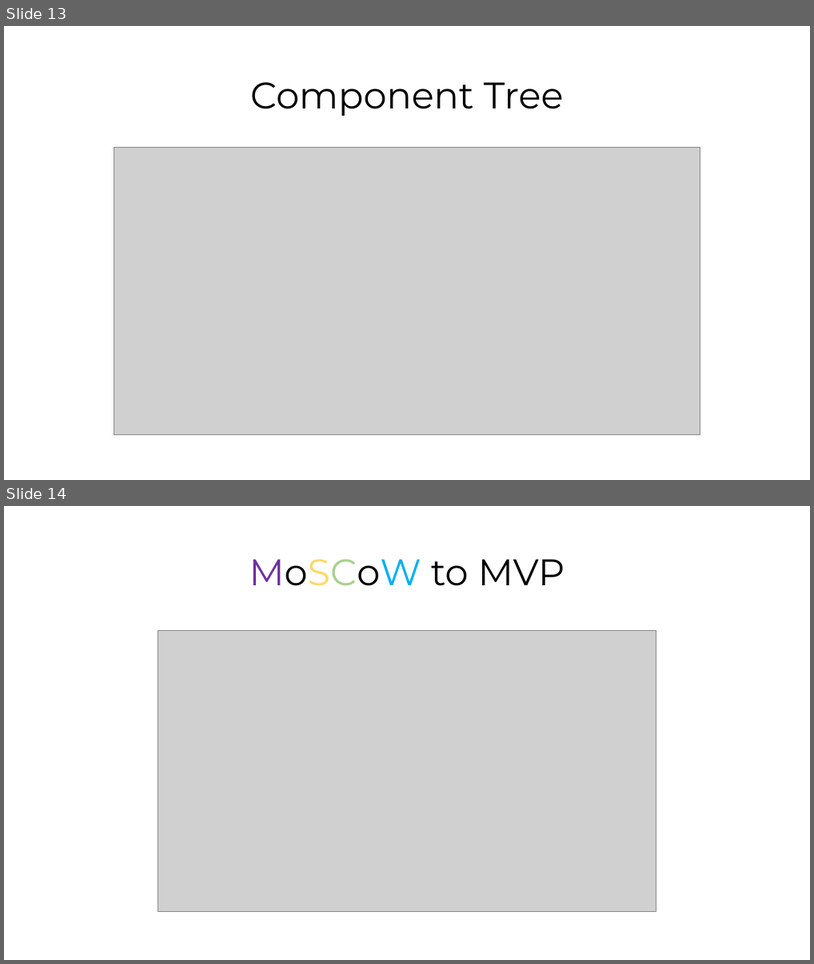
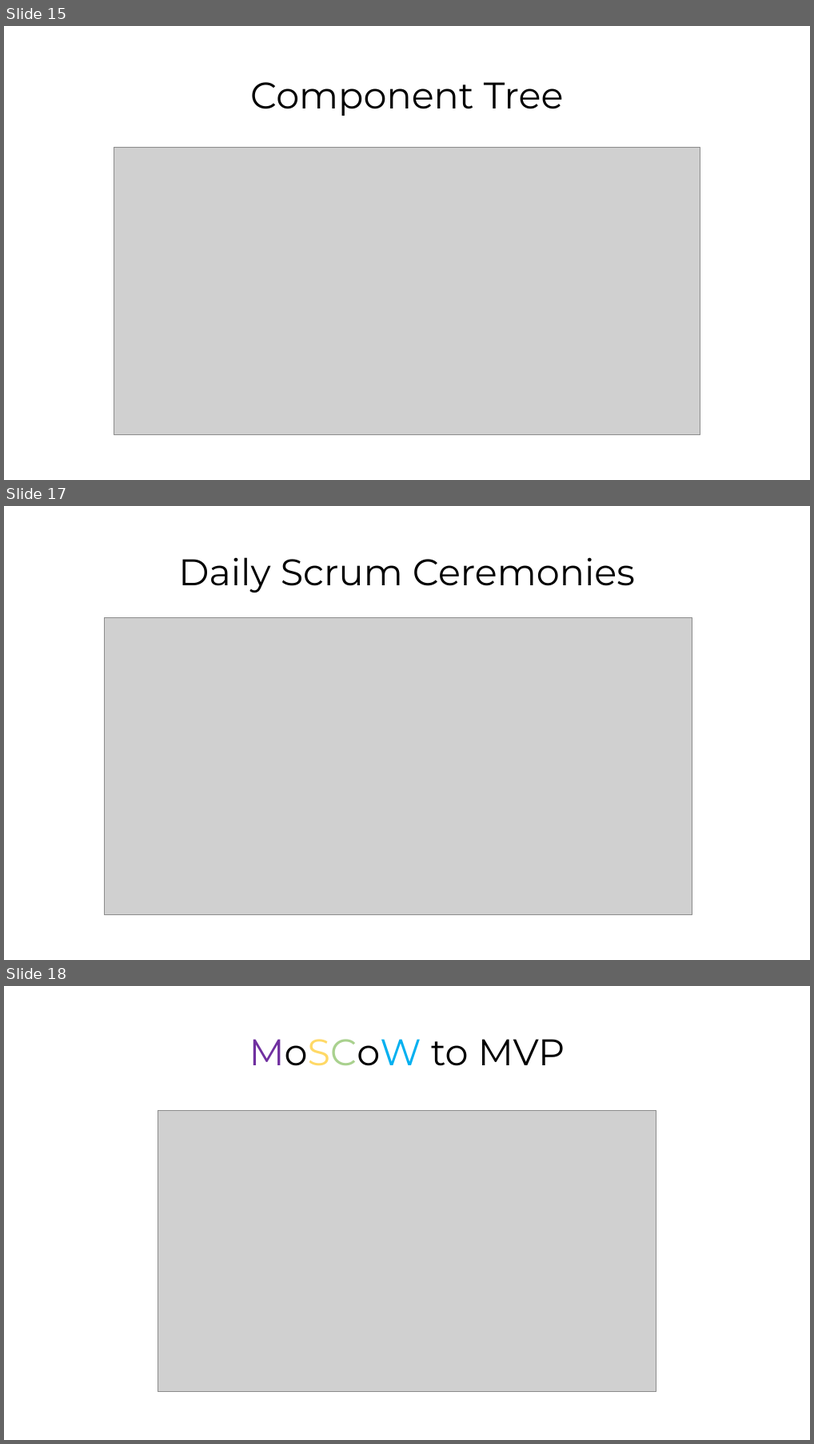
Before and after one commit to anastasia-starostina/Frontend-Mindactivity-App, a slide deck: team MINDACTIVITY.pptx. Shown one above the other, each under a label of ours: slides 13 and 14 before the commit, slides 15, 17 and 18 after it; the slides between them are not shown. The pictures are 814x964 and 814x1444 pixels, drawn with LibreOffice and Linux fonts; fonts in the diff are those of the drawing; grey boxes stand for pictures. Boxes give left, top, right and bottom in pixels: in the first picture for what was removed or moved away, otherwise in the second. Text is boxed around its words. In the diff, an @@ line names an element or a change of style, - is before the commit and + after.

```diff
--- a/team MINDACTIVITY.pptx
+++ b/team MINDACTIVITY.pptx
@@ slide 17 added at <box>4,506,810,960</box>, background #FFFFFF @@
@@ title added at <box>178,557,635,593</box>, 44 pt, text #000000 @@
+Daily Scrum Ceremonies
@@ picture added at <box>105,618,693,915</box> @@
@@ what was slide 13 is now slide 15 @@
@@ what was slide 14 is now slide 18 @@
```
Also in this commit, not shown: 6 other slides added, 1 slide removed.
